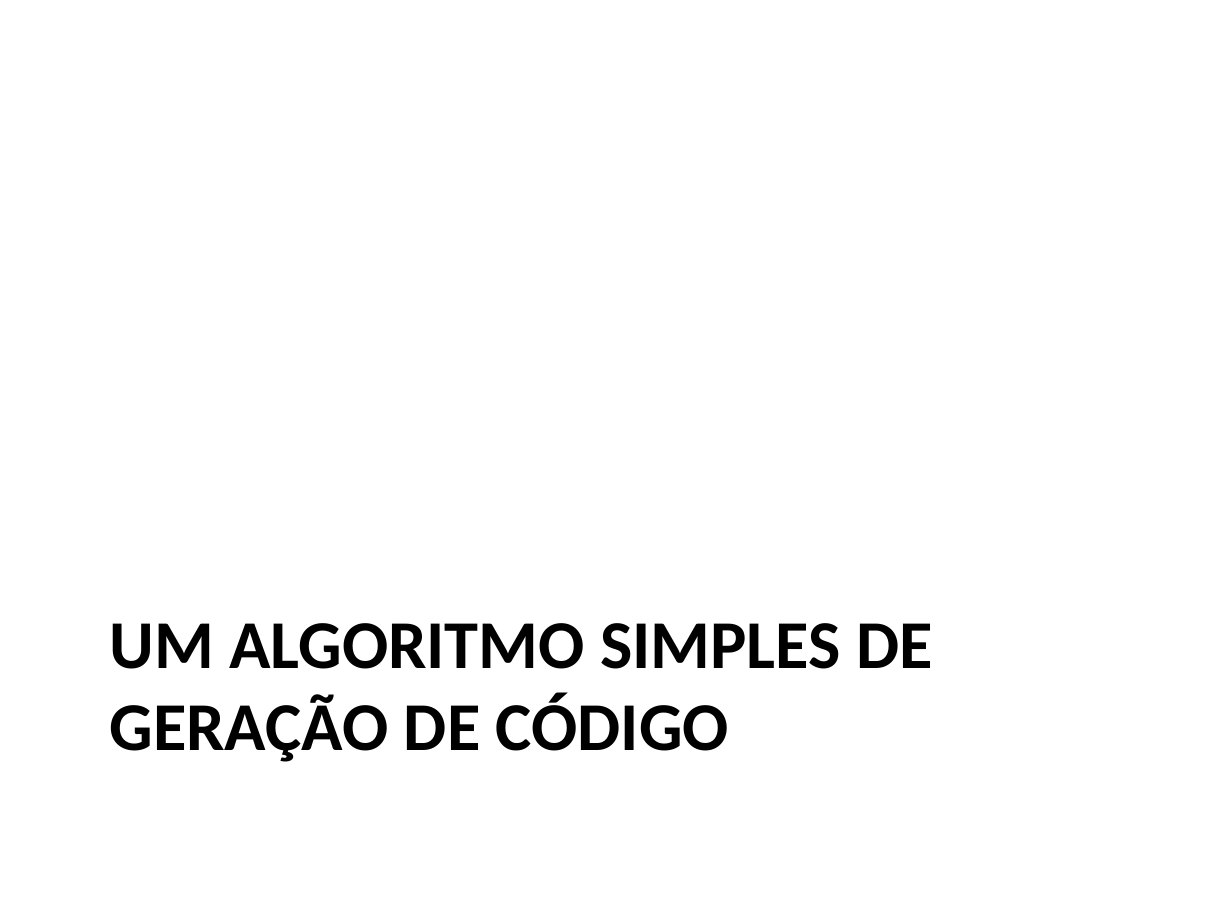
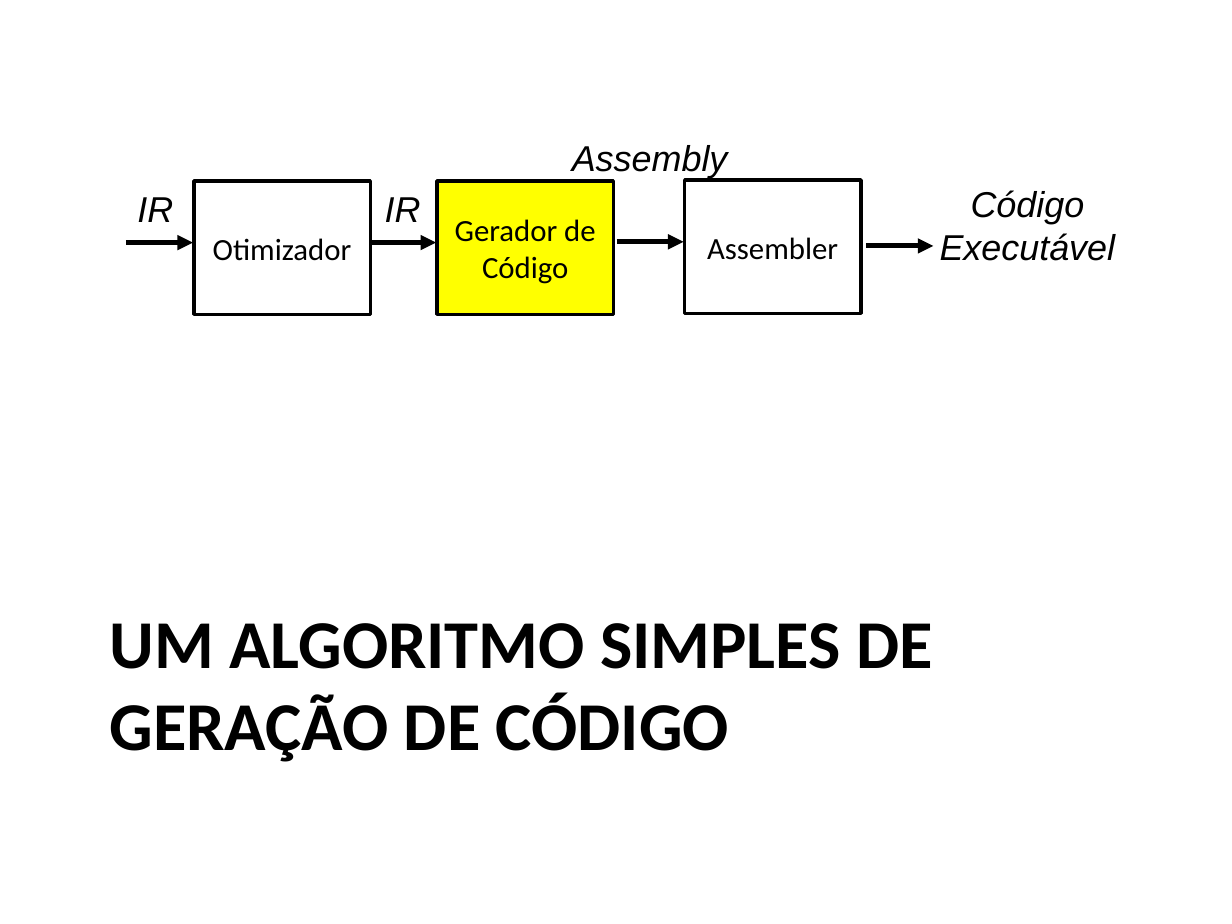
Before and after one commit to damorim/compilers-cin, a slide deck: slide 3 of slides-aulas/geracao-de-codigo.pptx. Drawn at 1232x924 pixels with LibreOffice and Linux fonts; fonts in the diff are those of the drawing. Boxes give left, top, right and bottom in pixels: in the first picture for what was removed or moved away, otherwise in the second. Text is boxed around its words. In the diff, an @@ line names an element or a change of style, - is before the commit and + after.

```diff
--- a/slides-aulas/geracao-de-codigo.pptx
+++ b/slides-aulas/geracao-de-codigo.pptx
@@ text added at box(572, 145, 728, 178), 21 pt, text #000000, italic @@
+Assembly
@@ text added at box(137, 197, 173, 222), 21 pt, text #000000, italic @@
+IR
@@ rectangle added at box(193, 181, 370, 314), fill #FFFFFF, outline #000000 2 pt, 18 pt, text #000000 @@
+Otimizador
@@ text added at box(385, 197, 421, 222), 21 pt, text #000000, italic @@
+IR
@@ rectangle added at box(437, 181, 614, 314), fill #FFFF00, outline #000000 2 pt, 18 pt, text #000000 @@
+Gerador de Código
@@ rectangle added at box(685, 180, 861, 313), fill #FFFFFF, outline #000000 2 pt, 18 pt, text #000000 @@
+Assembler
@@ text added at box(940, 190, 1116, 261), 21 pt, text #000000, italic @@
+Código Executável
@@ arrow added from (126, 243) to (193, 243), #000000 3 pt @@
@@ arrow added from (370, 243) to (436, 243), #000000 3 pt @@
@@ arrow added from (616, 241) to (684, 241), #000000 3 pt @@
@@ arrow added from (866, 246) to (934, 246), #000000 3 pt @@
```
Also in this commit, not shown: 2 other slides changed, 1 slide added.
